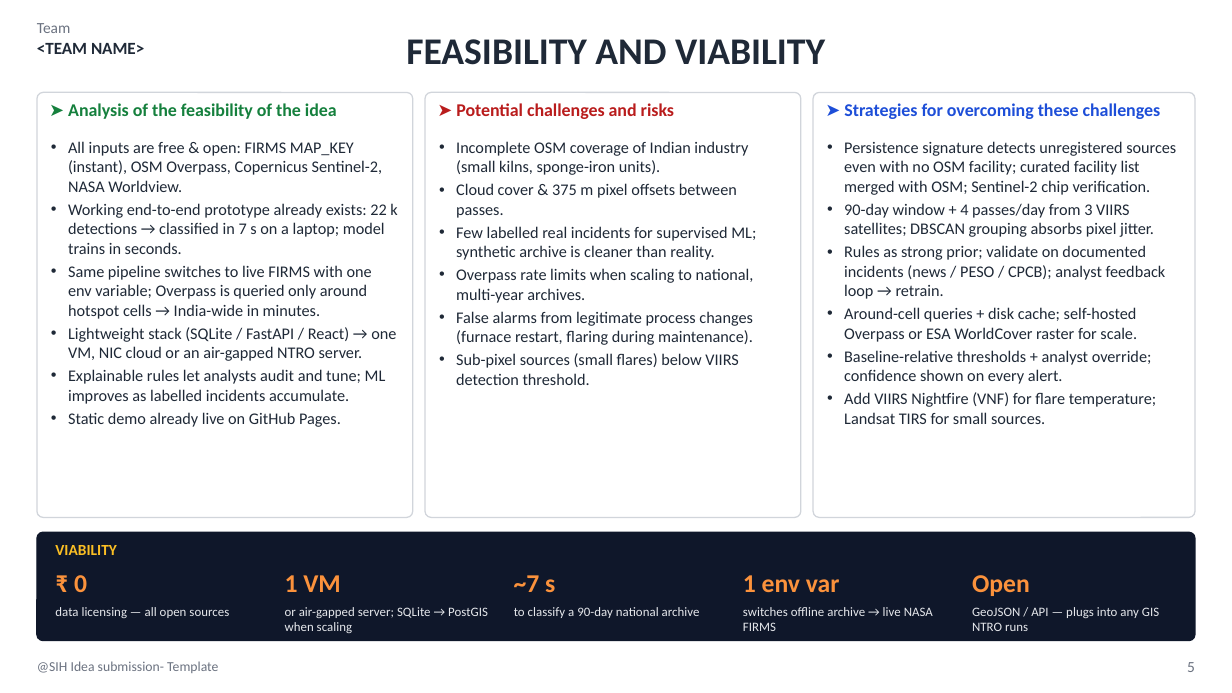
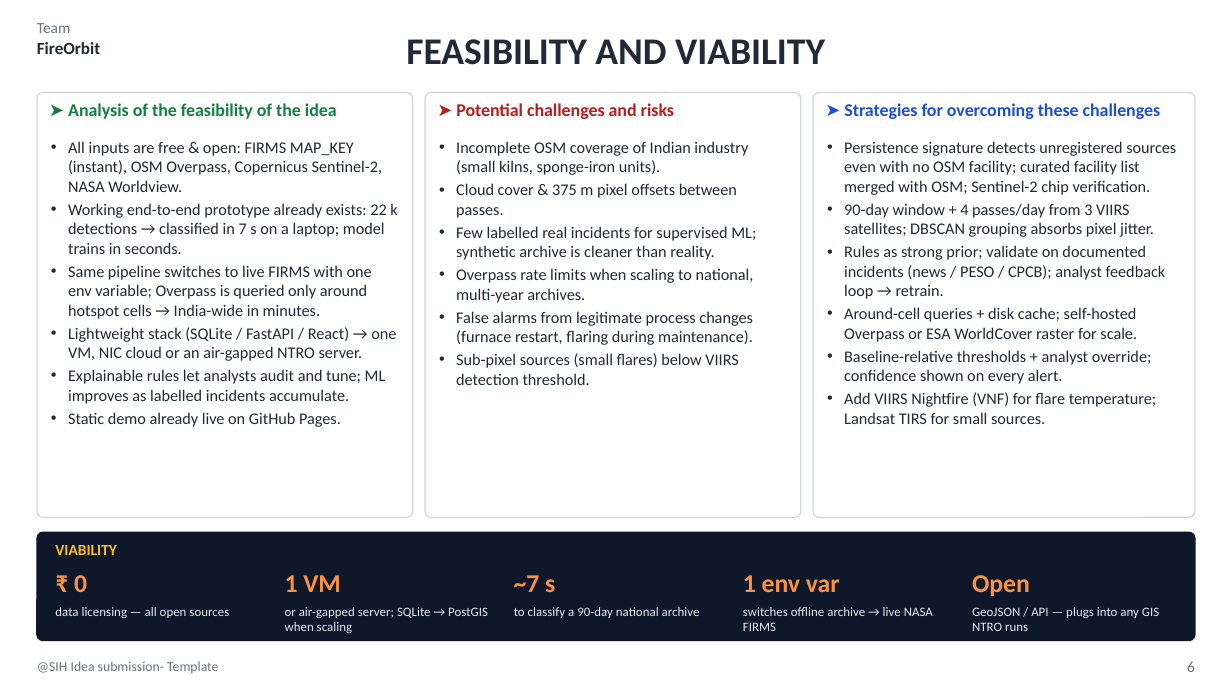
Before and after one commit to rahulskandagal/thermal-sentinel, a slide deck: slide 6 of docs/SIH26162_ThermalSentinel_Idea_extended.pptx (slide 5 before the commit). Drawn at 1232x693 pixels with LibreOffice and Linux fonts; fonts in the diff are those of the drawing. Boxes give left, top, right and bottom in pixels: in the first picture for what was removed or moved away, otherwise in the second. Text is boxed around its words. In the diff, an @@ line names an element or a change of style, - is before the commit and + after.

```diff
--- a/docs/SIH26162_ThermalSentinel_Idea_extended.pptx
+++ b/docs/SIH26162_ThermalSentinel_Idea_extended.pptx
@@ text at (x1=37, y1=23, x2=100, y2=54): text changed @@
-Team
-<TEAM NAME>
+Team
+FireOrbit
@@ text at (x1=1187, y1=661, x2=1195, y2=672): text changed @@
-5
+6
```
Also in this commit, not shown: 7 other slides changed, 1 slide added, 6 other files.
